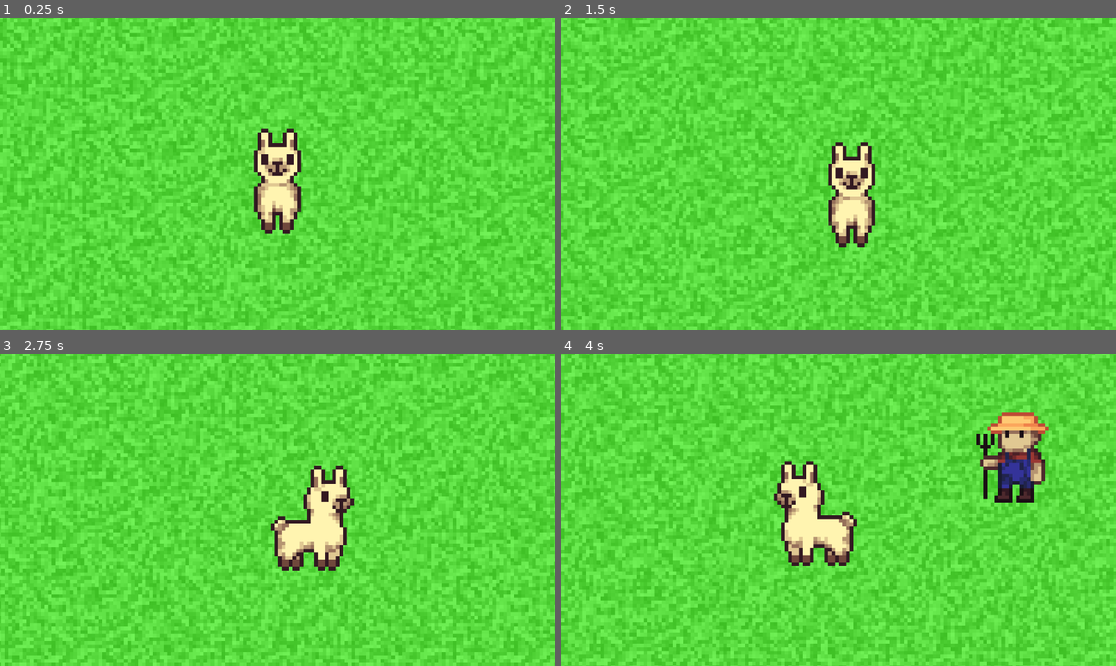
Above: before the commit, frames 1-4 (two rows, left to right).
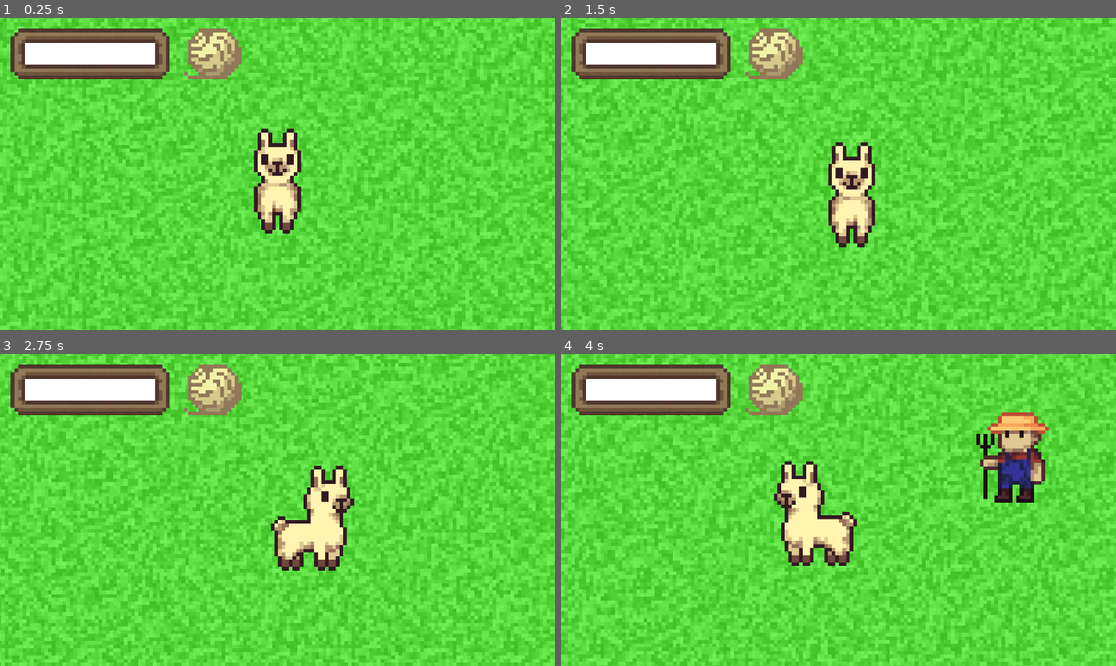
Above: after the commit, the same moments.

Repository: k4444th/Shear-Madness
Game: Godot game, scene res://scenes/main.tscn
Same seed, same stepped clock (60 frames per second), same inputs: the game is played once before the commit and once after it.
Inputs (mouse positions are in pixels of both pictures, inside the frame that each line leads up to):
- Up to frame 1 (0.25 s): no input
- Up to frame 2 (1.5 s): tap Enter at 0.5 s; move the mouse to (960, 158) at 0.52 s; hold D (Right) 0.53-1.28 s; click (960, 158) at 0.67 s; move the mouse to (727, 189) at 1.27 s; hold S (Down) from 1.28 s (still down)
- Up to frame 3 (2.75 s): move the mouse to (333, 441) at 2.02 s; release S (Down) at 2.03 s; hold D (Right) from 2.03 s (still down)
- Up to frame 4 (4 s): move the mouse to (810, 572) at 2.77 s; release D (Right) at 2.78 s; hold W (Up) 2.78-3.53 s; click (810, 572) at 2.92 s; move the mouse to (1005, 556) at 3.52 s; hold A (Left) from 3.53 s (still down)

The runs differ from the first frame. In frame 1, 5.9% of the frame differs, in the area x 1-44%, y 3-20%; in frame 2, 5.9%; in frame 3, 5.9%; in frame 4, 5.9%.

Commit message:
Basic woolmeter

Diff:
--- a/scenes/background.tscn
+++ b/scenes/background.tscn
@@ -1,6 +1,7 @@
-[gd_scene load_steps=6 format=4 uid="uid://cdpqc8x26w6es"]
+[gd_scene load_steps=7 format=4 uid="uid://cdpqc8x26w6es"]
 
 [ext_resource type="Texture2D" uid="uid://b6gbpmuodhjyx" path="res://assets/images/tileset/Grass.png" id="1_e1kak"]
+[ext_resource type="Script" uid="uid://cgmea8kwrabv1" path="res://scripts/background.gd" id="1_y0upk"]
 
 [sub_resource type="TileSetAtlasSource" id="TileSetAtlasSource_bkp1e"]
 texture = ExtResource("1_e1kak")
@@ -35,6 +36,7 @@
 sources/0 = SubResource("TileSetAtlasSource_yarb5")
 
 [node name="Background" type="Node2D"]
+script = ExtResource("1_y0upk")
 
 [node name="Grass" type="TileMapLayer" parent="."]
 tile_map_data = PackedByteArray("AAAAAAAAAAABAAAAAAAAAAEAAAAAAAAAAAAAAAIAAAACAAAAAAAAAAMAAAAAAAAAAAAAAAQAAAAAAAAAAAAAAA …(11440 unchanged characters)…
--- a/scenes/main.tscn
+++ b/scenes/main.tscn
@@ -1,8 +1,9 @@
-[gd_scene load_steps=4 format=3 uid="uid://hit7gtc8l11g"]
+[gd_scene load_steps=5 format=3 uid="uid://hit7gtc8l11g"]
 
 [ext_resource type="PackedScene" uid="uid://ueb0hs24bv4r" path="res://scenes/lama.tscn" id="1_o5qli"]
 [ext_resource type="Script" uid="uid://0sna1rwqv4xo" path="res://scripts/main.gd" id="1_sugp2"]
 [ext_resource type="PackedScene" uid="uid://cdpqc8x26w6es" path="res://scenes/background.tscn" id="2_sugp2"]
+[ext_resource type="PackedScene" uid="uid://b04gjv6yrusja" path="res://scenes/woolmeter.tscn" id="4_jyhfs"]
 
 [node name="Main" type="Node"]
 script = ExtResource("1_sugp2")
@@ -12,17 +13,15 @@
 one_shot = true
 
 [node name="CanvasLayer" type="CanvasLayer" parent="."]
-layer = -1
-visible = false
+layer = 100
+scale = Vector2(7.5, 7.5)
+transform = Transform2D(7.5, 0, 0, 7.5, 0, 0)
 
-[node name="ColorRect" type="ColorRect" parent="CanvasLayer"]
-anchors_preset = 15
-anchor_right = 1.0
-anchor_bottom = 1.0
-grow_horizontal = 2
-grow_vertical = 2
+[node name="Woolmeter" parent="CanvasLayer" instance=ExtResource("4_jyhfs")]
+top_level = true
+position = Vector2(35, 10)
 
-[node name="Grass" parent="." instance=ExtResource("2_sugp2")]
+[node name="Background" parent="." instance=ExtResource("2_sugp2")]
 position = Vector2(-586, -327)
 
 [node name="Lama" parent="." instance=ExtResource("1_o5qli")]
--- /dev/null
+++ b/scenes/woolmeter.tscn
@@ -0,0 +1,50 @@
+[gd_scene load_steps=12 format=3 uid="uid://b04gjv6yrusja"]
+
+[ext_resource type="Texture2D" uid="uid://qqp701xhwciu" path="res://assets/images/woolmeter/Woolmeter.png" id="1_udgig"]
+[ext_resource type="Texture2D" uid="uid://bnatftds2o2bw" path="res://assets/images/woolmeter/wool1.png" id="2_2daem"]
+[ext_resource type="Script" uid="uid://b25qkep535qsk" path="res://scripts/woolmeter.gd" id="2_51u80"]
+[ext_resource type="Texture2D" uid="uid://b1fe5qtkvbnnn" path="res://assets/images/woolmeter/wool2.png" id="3_51u80"]
+[ext_resource type="Texture2D" uid="uid://ba4sibxt4evxl" path="res://assets/images/woolmeter/wool3.png" id="4_lne7a"]
+[ext_resource type="Texture2D" uid="uid://bmi3f8w7ixabb" path="res://assets/images/woolmeter/wool4.png" id="5_isoi2"]
+[ext_resource type="Texture2D" uid="uid://cb0amdv0nesi6" path="res://assets/images/woolmeter/wool5.png" id="6_ni2ng"]
+[ext_resource type="Texture2D" uid="uid://p11nnhc63xan" path="res://assets/images/woolmeter/wool6.png" id="7_qv0ee"]
+[ext_resource type="Texture2D" uid="uid://8j8skcn3qsle" path="res://assets/images/woolmeter/wool7.png" id="8_ocejj"]
+[ext_resource type="Texture2D" uid="uid://drarjtex1v4ki" path="res://assets/images/woolmeter/wool8.png" id="9_c0w1x"]
+[ext_resource type="Texture2D" uid="uid://s0skduehy6ot" path="res://assets/images/woolmeter/wool9.png" id="10_xwctb"]
+
+[node name="Woolmeter" type="Sprite2D"]
+texture = ExtResource("1_udgig")
+script = ExtResource("2_51u80")
+
+[node name="Wool0" type="ColorRect" parent="."]
+offset_left = -28.0
+offset_top = -3.0
+offset_right = 8.0
+offset_bottom = 3.0
+
+[node name="Wool1" type="Sprite2D" parent="."]
+texture = ExtResource("2_2daem")
+
+[node name="Wool2" type="Sprite2D" parent="."]
+texture = ExtResource("3_51u80")
+
+[node name="Wool3" type="Sprite2D" parent="."]
+texture = ExtResource("4_lne7a")
+
+[node name="Wool4" type="Sprite2D" parent="."]
+texture = ExtResource("5_isoi2")
+
+[node name="Wool5" type="Sprite2D" parent="."]
+texture = ExtResource("6_ni2ng")
+
+[node name="Wool6" type="Sprite2D" parent="."]
+texture = ExtResource("7_qv0ee")
+
+[node name="Wool7" type="Sprite2D" parent="."]
+texture = ExtResource("8_ocejj")
+
+[node name="Wool8" type="Sprite2D" parent="."]
+texture = ExtResource("9_c0w1x")
+
+[node name="Wool9" type="Sprite2D" parent="."]
+texture = ExtResource("10_xwctb")
--- /dev/null
+++ b/scripts/background.gd
@@ -0,0 +1,26 @@
+extends Node
+
+var rectCoords := [
+	Vector2(10000, 10000),
+	Vector2(-10000, -10000)
+]
+
+@onready var fenceLayer = $Fence
+
+func _ready() -> void:
+	getBorder()
+
+func getBorder():
+	var usedCells = fenceLayer.get_used_cells()
+
+	for cell in usedCells:
+		cell = fenceLayer.to_global(fenceLayer.map_to_local(cell))
+
+		if cell.x < rectCoords[0].x:
+			rectCoords[0].x = cell.x
+		if cell.y < rectCoords[0].y:
+			rectCoords[0].y = cell.y
+		if cell.x > rectCoords[1].x:
+			rectCoords[1].x = cell.x
+		if cell.y > rectCoords[1].y:
+			rectCoords[1].y = cell.y
--- a/scripts/lama.gd
+++ b/scripts/lama.gd
@@ -1,6 +1,6 @@
 extends CharacterBody2D
 
-var wool := 10
+var wool := 9
 var direction := Vector2(0.0, 0.0)
 var lastDirection := direction
 
--- a/scripts/main.gd
+++ b/scripts/main.gd
@@ -6,11 +6,14 @@
 @onready var lama := $Lama
 @onready var timer := $Timer
 @onready var camera := $Lama/Camera2D
+@onready var background := $Background
+@onready var woolmeter := $CanvasLayer/Woolmeter
 
 @onready var spitScene := preload("res://scenes/spit.tscn")
 @onready var farmerScene := preload("res://scenes/farmer.tscn")
 
 func _ready() -> void:
+	positionWoolmeter()
 	timer.start()
 	spawnFarmer()
 
@@ -20,6 +23,9 @@
 		add_child(spitInstance)
 		spitInstance.global_position = lama.global_position
 		spitInstance.launch(lama.get_global_mouse_position())
+
+func positionWoolmeter():
+	pass
 
 func spawnFarmer():
 	var side = randi() % 4
@@ -38,7 +44,7 @@
 			spawnPos.y = camera.get_viewport().size.y / camera.get_canvas_transform().x[0]
 		3:
 			spawnPos.x = camera.get_viewport().size.x / camera.get_canvas_transform().x[0]
-			spawnPos.y = randf_range(inverse.origin.y, camera.get_viewport().size.y / camera.get_canvas_transform().x[0])
+			spawnPos.y =	 randf_range(inverse.origin.y, camera.get_viewport().size.y / camera.get_canvas_transform().x[0])
 
 	var farmerInstance = farmerScene.instantiate()
 	farmerInstance.global_position = spawnPos
--- /dev/null
+++ b/scripts/woolmeter.gd
@@ -0,0 +1,13 @@
+extends Sprite2D
+
+var wool = 0
+
+@onready var woolmeter := $"."
+
+func _ready():
+	var woolElements = woolmeter.get_children()
+	for element in woolElements:
+		if int(str(element.name)[4]) <= wool:
+			element.visible = true
+		else:
+			element.visible = false
Binary file added: assets/images/woolmeter/Woolmeter.png
Not shown, added: assets/images/woolmeter/Woolmeter.png.import
Binary file added: assets/images/woolmeter/wool1.png
Not shown, added: assets/images/woolmeter/wool1.png.import
Binary file added: assets/images/woolmeter/wool2.png
Not shown, added: assets/images/woolmeter/wool2.png.import
Binary file added: assets/images/woolmeter/wool3.png
Not shown, added: assets/images/woolmeter/wool3.png.import
Binary file added: assets/images/woolmeter/wool4.png
Not shown, added: assets/images/woolmeter/wool4.png.import
Binary file added: assets/images/woolmeter/wool5.png
Not shown, added: assets/images/woolmeter/wool5.png.import
(and 10 more such lines)
